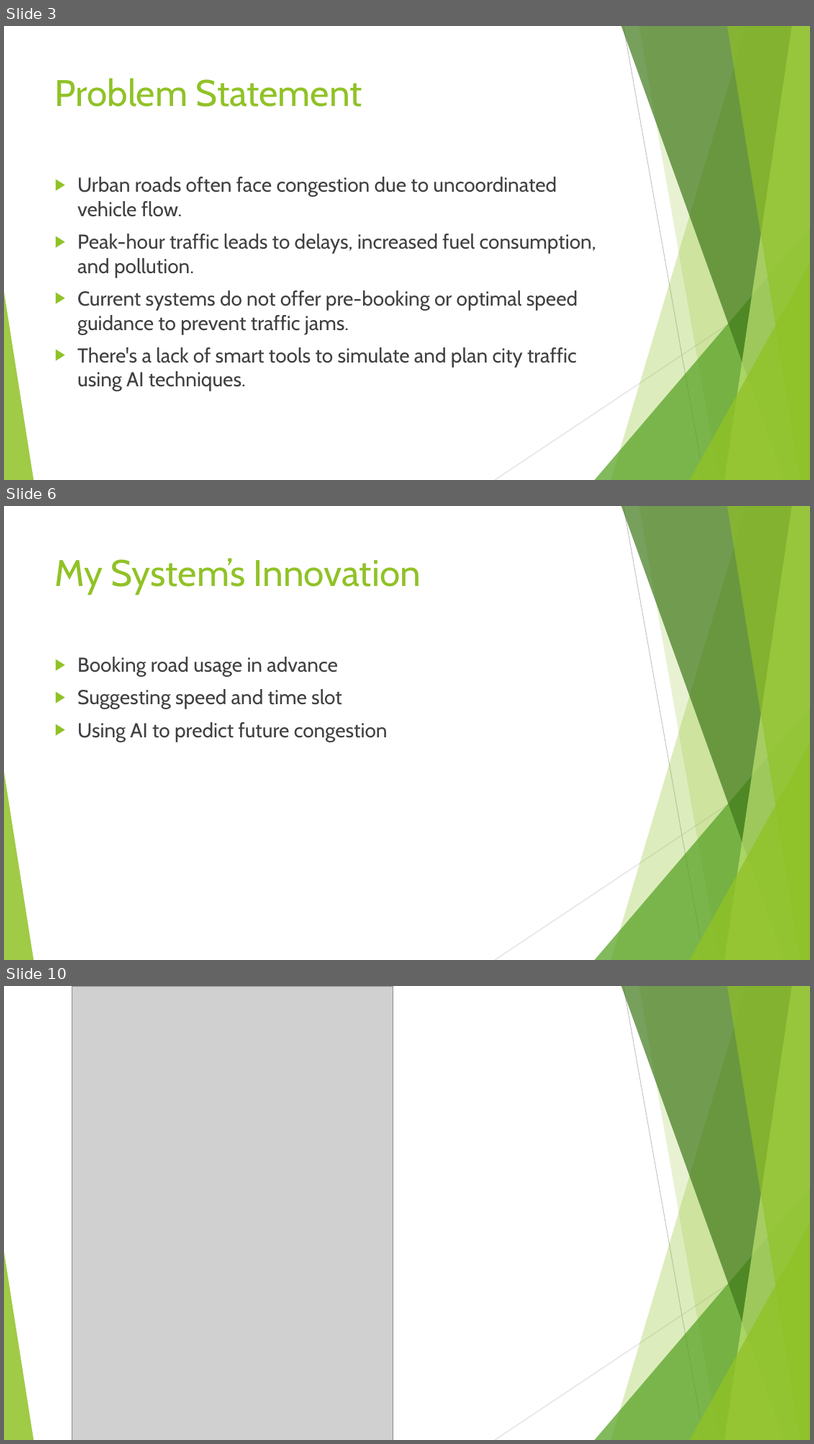
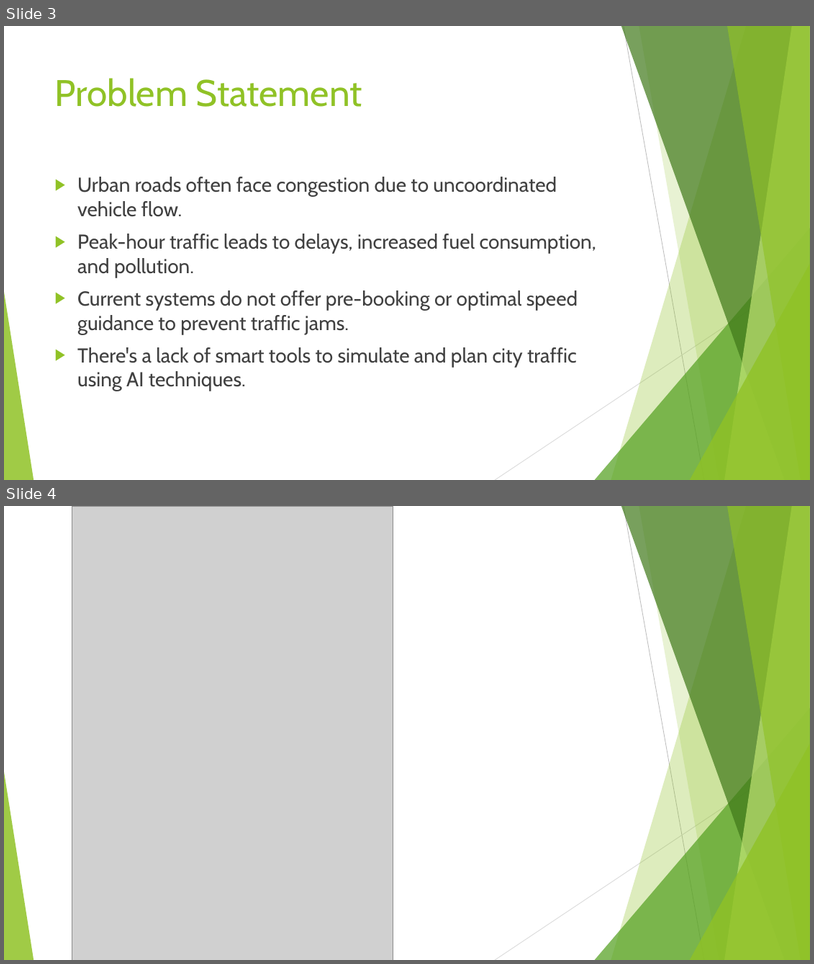
Before and after one commit to sanjaykn8/SE_MiniProject, a slide deck: SE_new.pptx. Shown one above the other, each under a label of ours: slides 3, 6 and 10 before the commit, slides 3 and 4 after it; the slides between them are not shown. The pictures are 814x1444 and 814x964 pixels, drawn with LibreOffice and Linux fonts; fonts in the diff are those of the drawing; grey boxes stand for pictures. Boxes give left, top, right and bottom in pixels: in the first picture for what was removed or moved away, otherwise in the second. Text is boxed around its words. In the diff, an @@ line names an element or a change of style, - is before the commit and + after.

```diff
--- a/SE_new.pptx
+++ b/SE_new.pptx
@@ slide 6 removed at (4,506,810,960), background #FFFFFF; not listed: 10 template elements that a slide beside it also shows @@
@@ title removed at (55,558,421,594) @@
-My System’s Innovation
@@ text removed at (77,656,388,741) @@
-▶ Booking road usage in advance
-▶ Suggesting speed and time slot
-▶ Using AI to predict future congestion
@@ what was slide 10 is now slide 4 @@
```
Also in this commit, not shown: 5 other slides removed.
